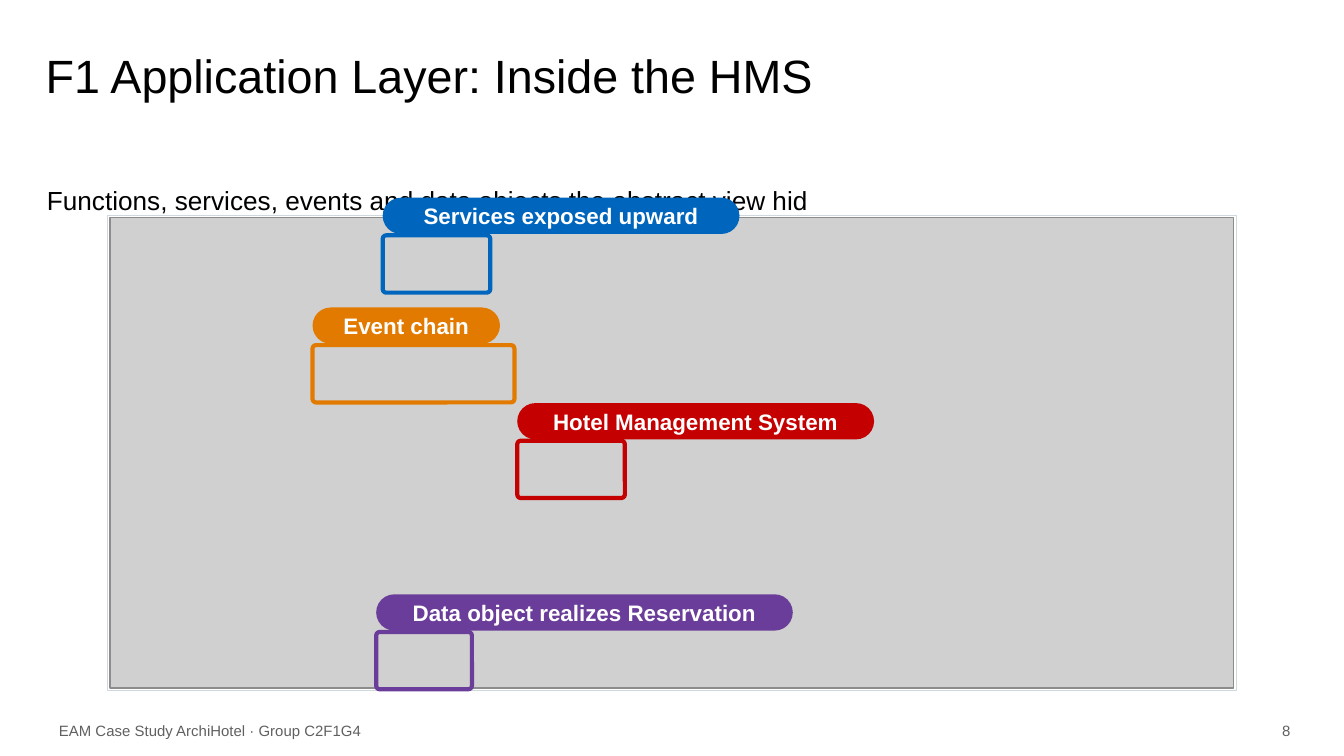
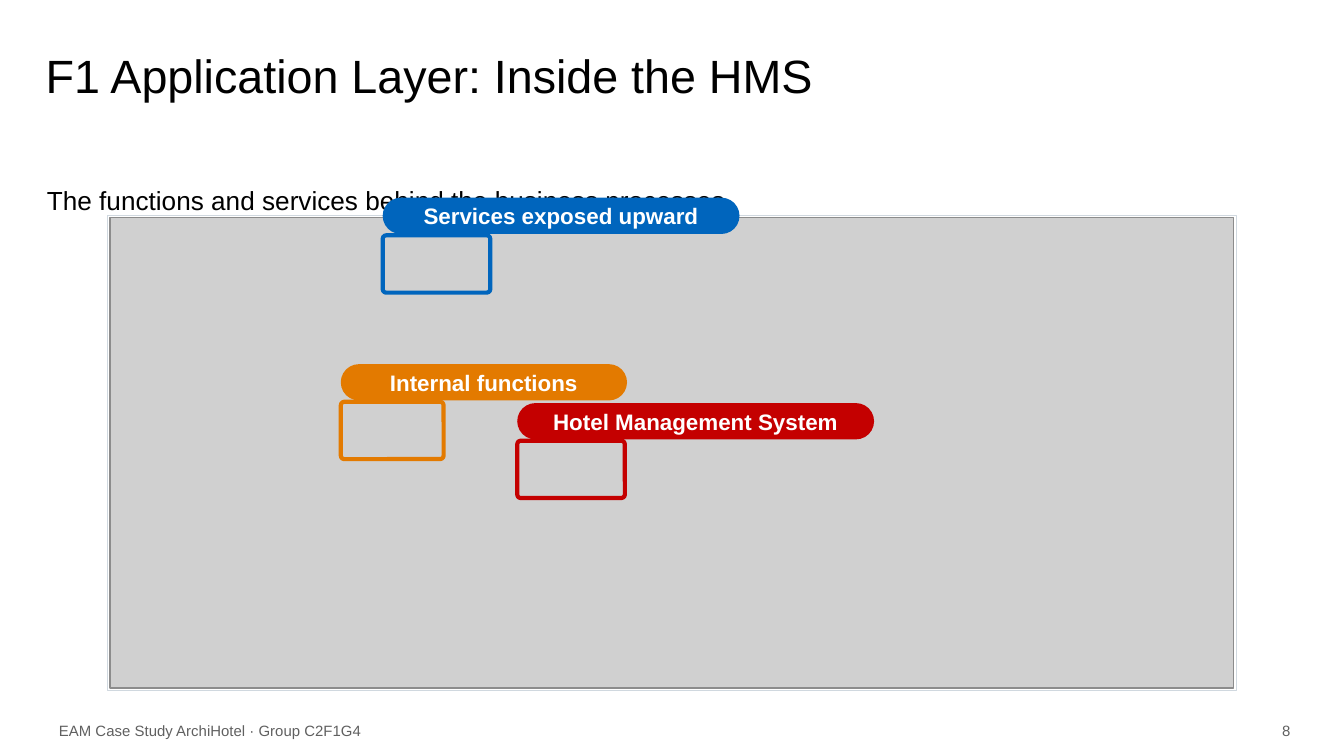
Before and after one commit to KatrinSchw/enterprise-architecture-model, a slide deck: slide 8 of slides/C2F1G4.pptx. Drawn at 1344x756 pixels with LibreOffice and Linux fonts; fonts in the diff are those of the drawing; grey boxes stand for pictures; background and template pictures are left out. Boxes give left, top, right and bottom in pixels: in the first picture for what was removed or moved away, otherwise in the second. Text is boxed around its words. In the diff, an @@ line names an element or a change of style, - is before the commit and + after.

```diff
--- a/slides/C2F1G4.pptx
+++ b/slides/C2F1G4.pptx
@@ text at (47,189,724,216): text changed @@
-Functions, services, events and data objects the abstract view hid
+The functions and services behind the business processes
@@ rounded rectangle removed at (313,308,501,344) @@
-Event chain
@@ rounded rectangle added at (341,364,628,401), fill #E37A00, 12 pt, text #FFFFFF, bold @@
+Internal functions
@@ rounded rectangle: place and size @@
-rounded rectangle at (313,345,515,403)
+rounded rectangle at (341,402,445,460)
@@ rounded rectangle removed at (376,594,793,630) @@
-Data object realizes Reservation
@@ rounded rectangle removed at (376,632,472,689) @@
```
Also in this commit, not shown: 9 other slides changed, 1 slide added, 3 other files.
